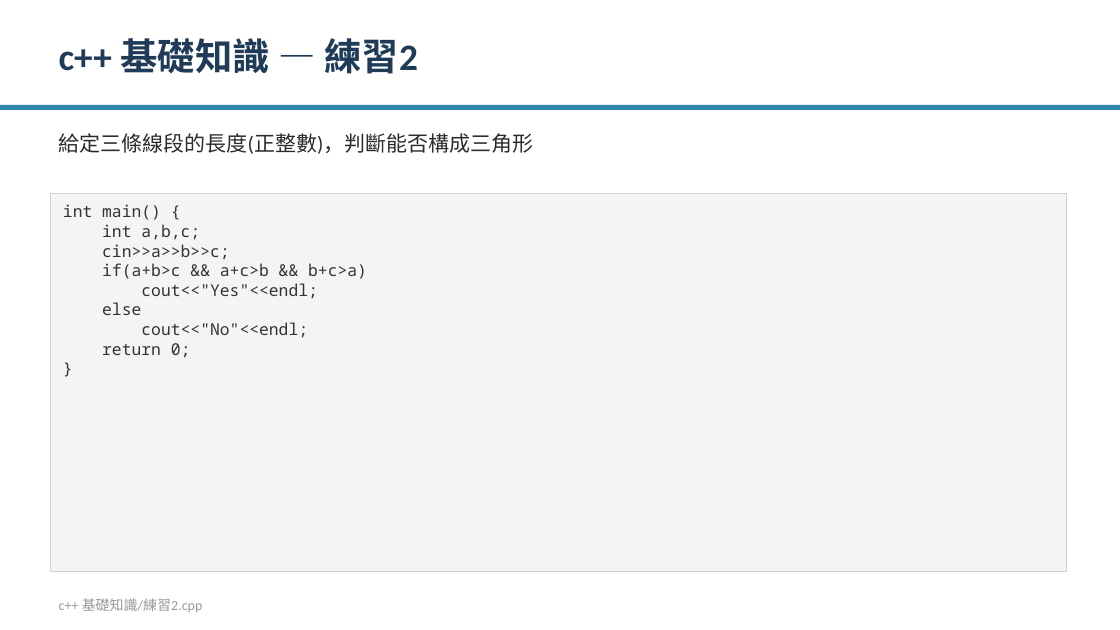
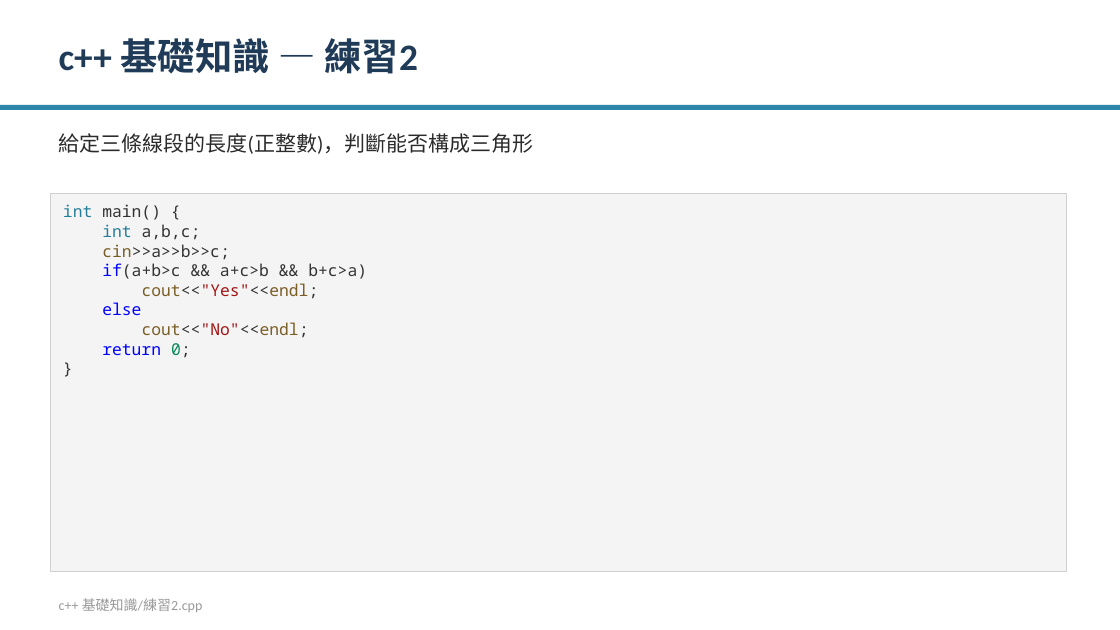
Before and after one commit to Ivan0206cool/cplusplus_practice, a slide deck: slide 5 of practice_intro.pptx. Drawn at 1120x630 pixels with LibreOffice and Linux fonts; fonts in the diff are those of the drawing. Boxes give left, top, right and bottom in pixels: in the first picture for what was removed or moved away, otherwise in the second. Text is boxed around its words. In the diff, an @@ line names an element or a change of style, - is before the commit and + after.

```diff
--- a/practice_intro.pptx
+++ b/practice_intro.pptx
@@ text in rectangle at bbox=[63, 204, 367, 358]: text colour #333333 to #267F99 in "int", "int"; text colour #333333 to #795E26 in "cin>>a>>b>>c;", "cout<<"Yes"<<endl;", "cout<<"No"<<endl;"; text colour #333333 to #0000FF in "if(a+b>c", "else", "return"; text colour #333333 to #A31515 in "cout<<"Yes"<<endl;", "cout<<"No"<<endl;"; text colour #333333 to #098658 in "0;" @@
```
Also in this commit, not shown: 8 other slides changed.
